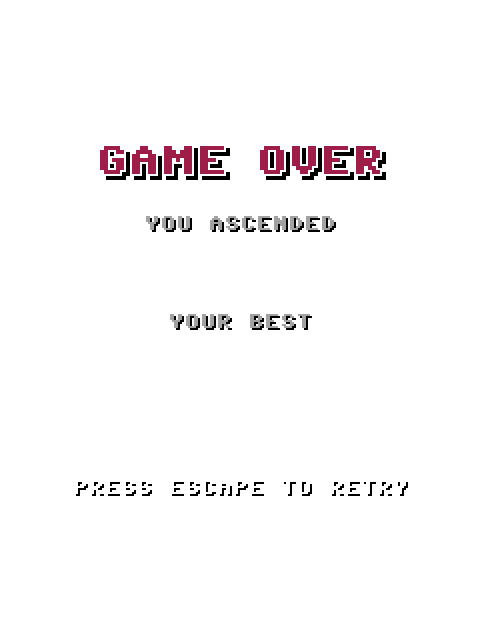
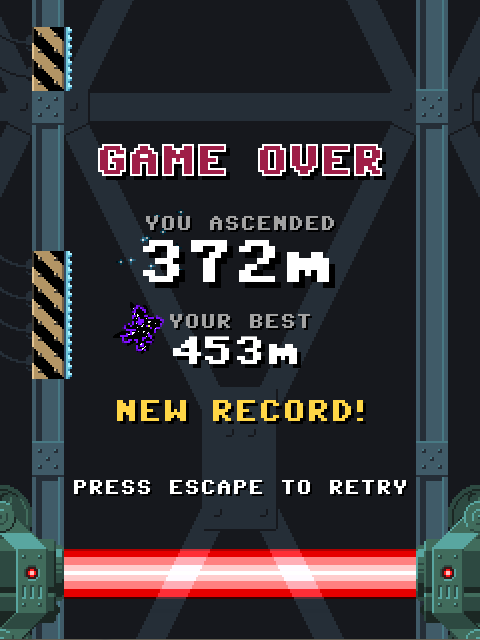
Revision of a layered 480×640 image; what changed, layer by layer:
showed "numbers" over (x1=143, y1=240, x2=335, y2=368)
showed "new record!", painted on it over (x1=117, y1=400, x2=366, y2=424)
showed "Layer 1" over (x1=0, y1=0, x2=480, y2=640)
showed "Layer 3" over (x1=0, y1=0, x2=480, y2=640)
